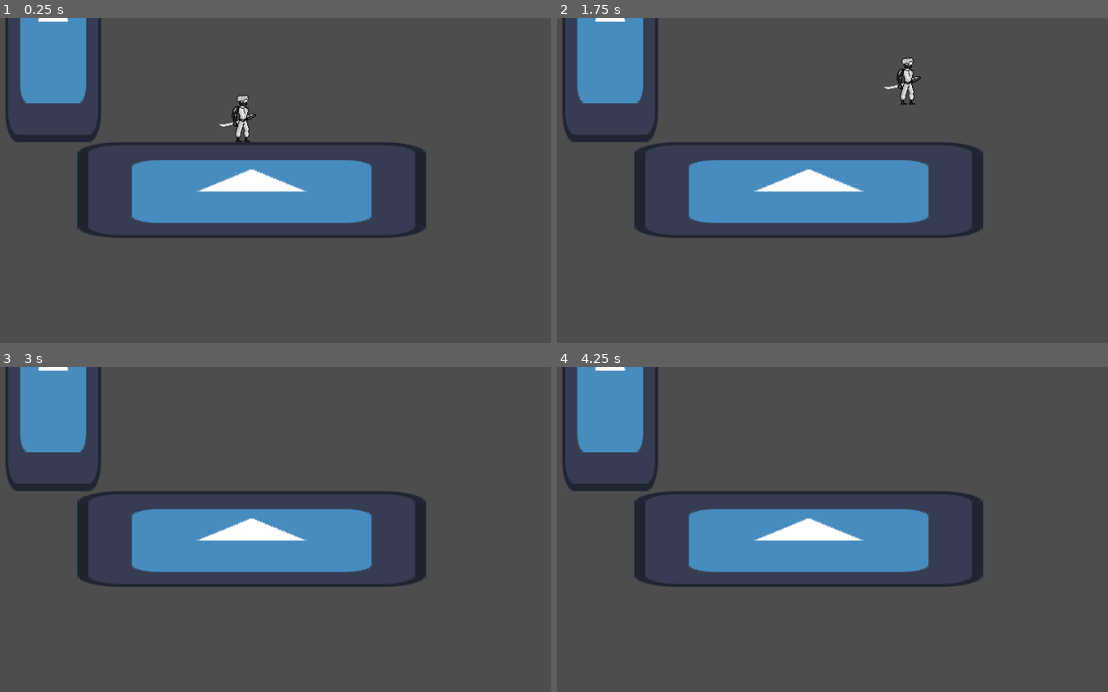
Above: before the commit, frames 1-4 (two rows, left to right).
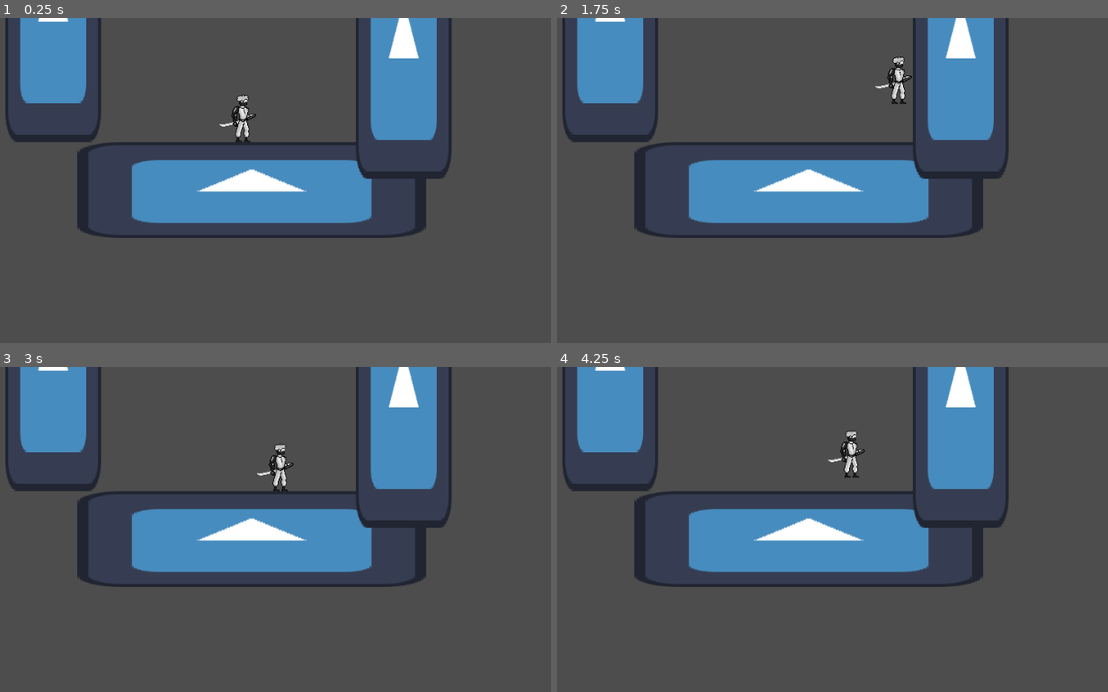
Above: after the commit, the same moments.

Repository: Dkoplik/Paint-it-Black
Game: Godot game, scene res://player_movement_test.tscn
Same seed, same stepped clock (60 frames per second), same inputs: the game is played once before the commit and once after it. The project has no main scene, so this scene is started directly. The engine's default icon, where the game draws it, is replaced by a stand-in: a white triangle on a blue panel in a dark square.
Inputs:
- Up to frame 1 (0.25 s): no input
- Up to frame 2 (1.75 s): tap Enter at 0.5 s; hold D (right) from 0.53 s (still down); tap Space (jump) at 0.77, 1.52 s
- Up to frame 3 (3 s): release D (right) at 2.03 s; hold A (left) 2.03-2.78 s; hold D (right) from 2.78 s (still down)
- Up to frame 4 (4.25 s): keep holding D (right); tap Space (jump) at 3.02, 3.77 s

The runs differ from the first frame. In frame 1, 5.6% of the frame differs, in the area x 64-82%, y 0-50%; in frame 2, 6.1%, in the area x 57-82%, y 0-50%; in frame 3, 5.9%; in frame 4, 5.9%.

Commit message:
Добавил стену справа

Diff:
--- a/Paint-it-Black/player_movement_test.tscn
+++ b/Paint-it-Black/player_movement_test.tscn
@@ -67,3 +67,15 @@
 [node name="CollisionShape2D" type="CollisionShape2D" parent="StaticBody2D2"]
 position = Vector2(-0.775528, -53.1194)
 shape = SubResource("RectangleShape2D_po4d8")
+
+[node name="StaticBody2D3" type="StaticBody2D" parent="."]
+position = Vector2(556.804, 100.847)
+
+[node name="Sprite2D" type="Sprite2D" parent="StaticBody2D3"]
+position = Vector2(0, -52.1194)
+scale = Vector2(1, 2.60156)
+texture = ExtResource("2_l8eij")
+
+[node name="CollisionShape2D" type="CollisionShape2D" parent="StaticBody2D3"]
+position = Vector2(-0.775528, -53.1194)
+shape = SubResource("RectangleShape2D_po4d8")
